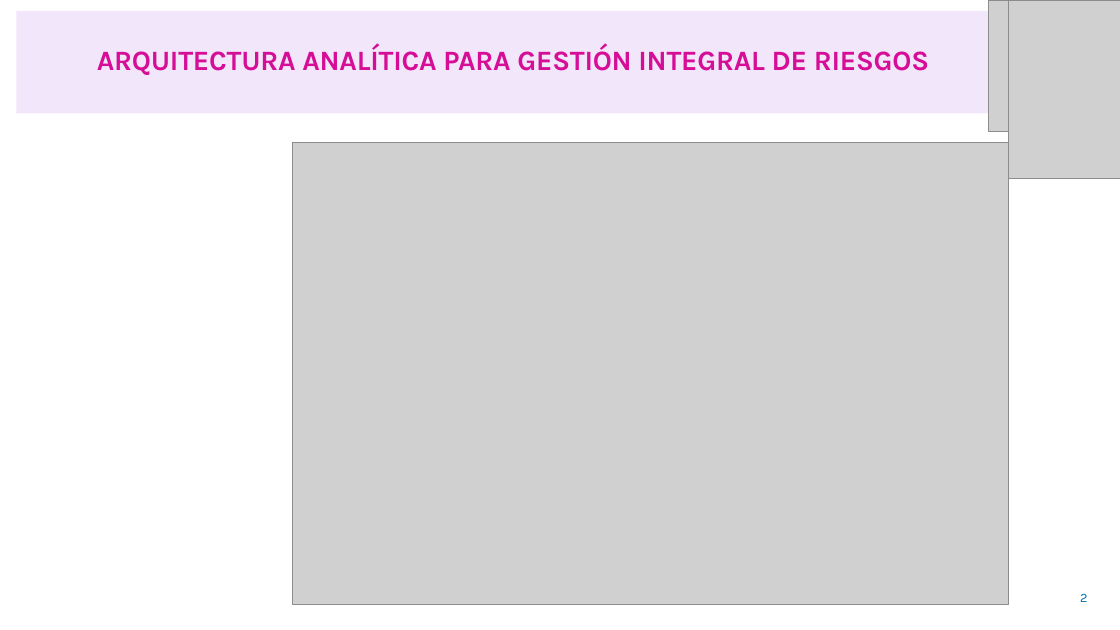
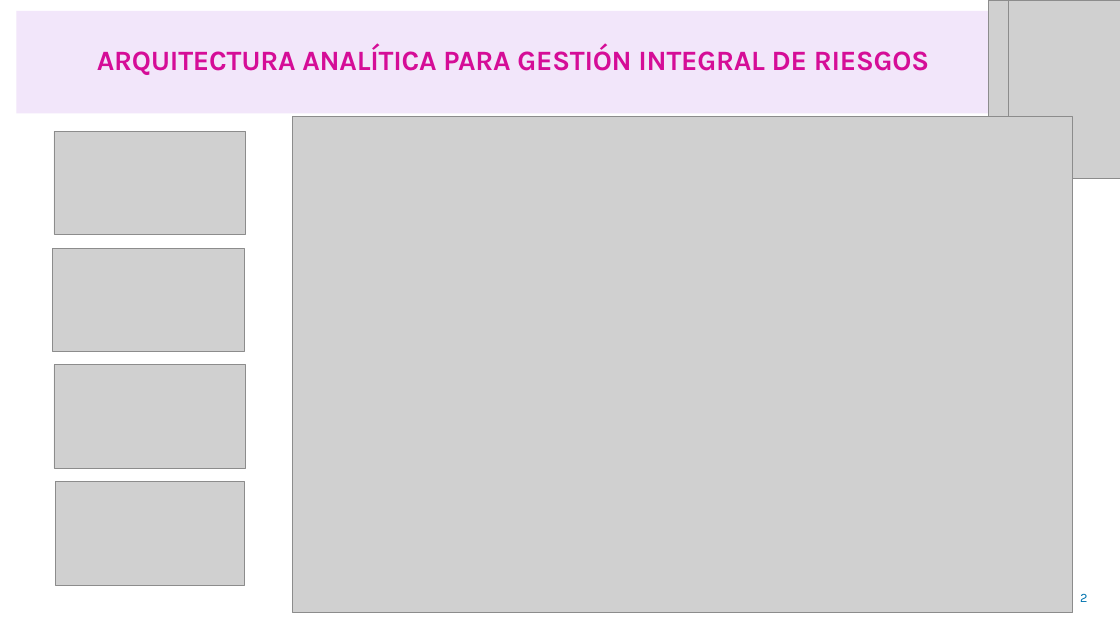
Before and after one commit to jepilogo97/nequi-ds-compliance-risk, a slide deck: slide 2 of files/Prueba_Cientifico_Datos_Compliance.pptx. Drawn at 1120x630 pixels with LibreOffice and Linux fonts; fonts in the diff are those of the drawing; grey boxes stand for pictures. Boxes give left, top, right and bottom in pixels: in the first picture for what was removed or moved away, otherwise in the second. Text is boxed around its words. In the diff, an @@ line names an element or a change of style, - is before the commit and + after.

```diff
--- a/files/Prueba_Cientifico_Datos_Compliance.pptx
+++ b/files/Prueba_Cientifico_Datos_Compliance.pptx
@@ picture: place and size @@
-picture at (292, 143, 1008, 605)
+picture at (292, 117, 1073, 613)
@@ picture added at (54, 132, 245, 234) @@
@@ picture added at (52, 249, 244, 351) @@
@@ picture added at (54, 365, 245, 468) @@
@@ picture added at (55, 482, 245, 586) @@
```
Also in this commit, not shown: 3 slides added, 16 slides removed, 2 other files.
